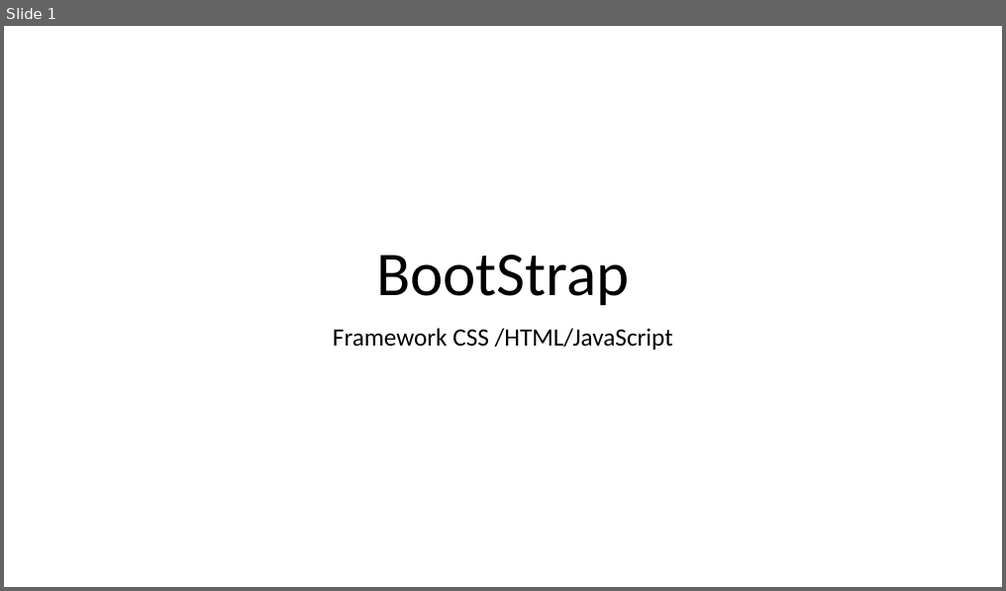
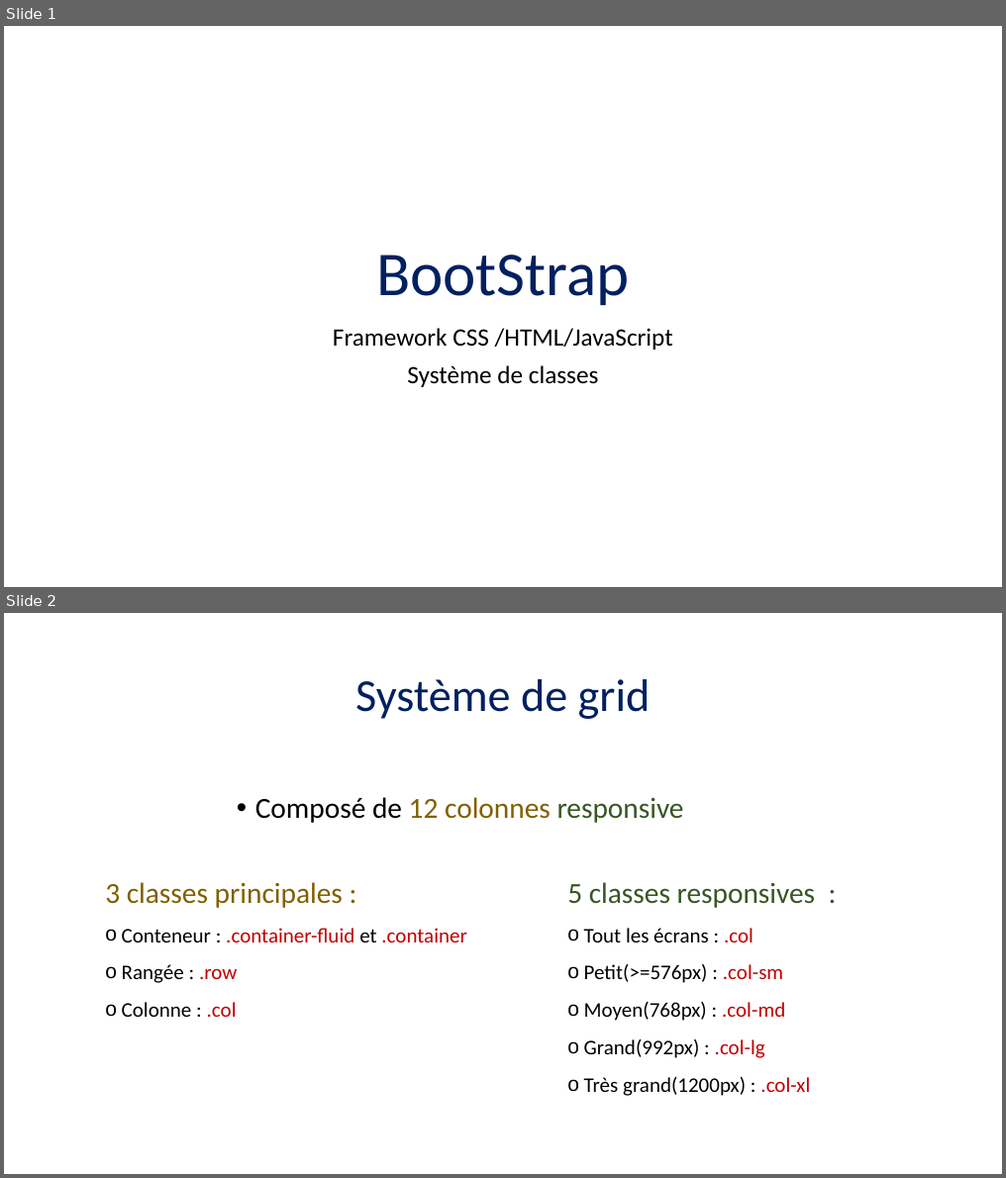
Before and after one commit to Freek31/Exo_html, a slide deck: 08-Angular/Bootstrap/BootStrap.pptx. Shown one above the other, each under a label of ours: slide 1 before the commit, slides 1 and 2 after it. The pictures are 1006x591 and 1006x1178 pixels, drawn with LibreOffice and Linux fonts; fonts in the diff are those of the drawing. Boxes give left, top, right and bottom in pixels: in the first picture for what was removed or moved away, otherwise in the second. Text is boxed around its words. In the diff, an @@ line names an element or a change of style, - is before the commit and + after.

```diff
--- a/08-Angular/Bootstrap/BootStrap.pptx
+++ b/08-Angular/Bootstrap/BootStrap.pptx
@@ slide 2 added at (x1=4, y1=613, x2=1002, y2=1174), background #FFFFFF @@
@@ title added at (x1=355, y1=679, x2=650, y2=719), 44 pt, text #002060 @@
+Système de grid
@@ text added at (x1=255, y1=797, x2=684, y2=823), 28 pt, text #806000 @@
+• Composé de 12 colonnes responsive
@@ text added at (x1=105, y1=882, x2=466, y2=1017), 20 pt, text #C00000 @@
+3 classes principales :
+o Conteneur : .container-fluid et .container
+o Rangée : .row
+o Colonne : .col
@@ text added at (x1=567, y1=882, x2=816, y2=1096), 20 pt, text #000000 @@
+5 classes responsives :
+o Tout les écrans : .col
+o Petit(>=576px) : .col-sm
+o Moyen(768px) : .col-md
+o Grand(992px) : .col-lg
+o Très grand(1200px) : .col-xl
@@ slide 1 changed as well @@
@@ title "BootStrap" at (x1=376, y1=255, x2=630, y2=305): text colour #000000 to #002060 @@
@@ subtitle at (x1=407, y1=366, x2=599, y2=387): paragraph added @@
+Système de classes
```
Also in this commit, not shown: 1 other slide changed, 7 other slides added, 1 slide removed.
